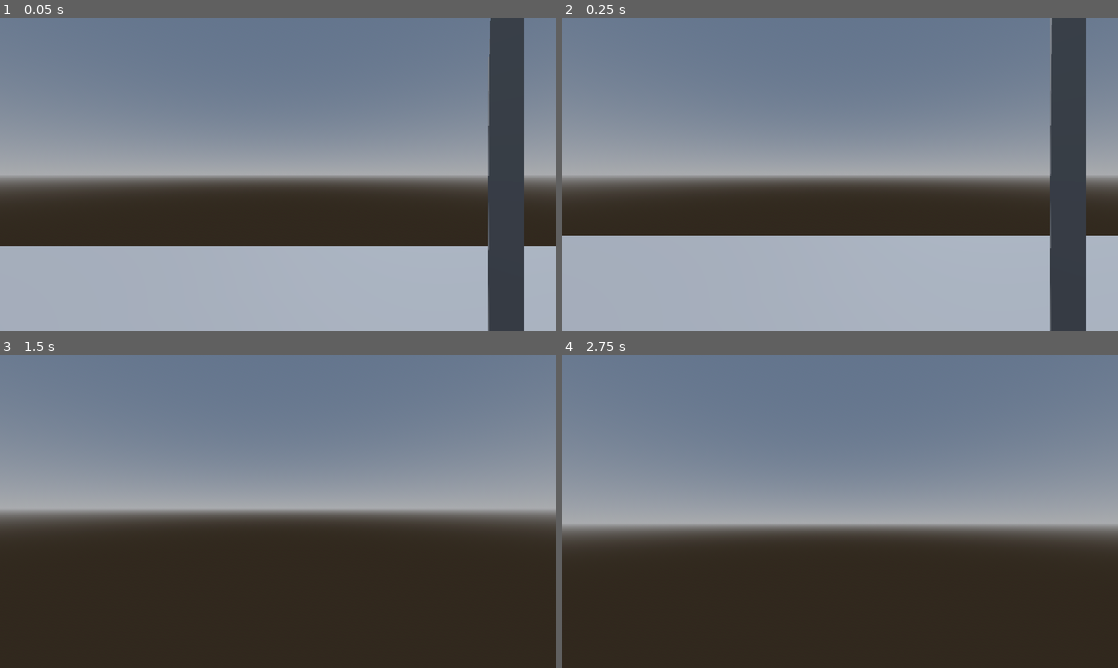
Above: before the commit, frames 1-4 (two rows, left to right).
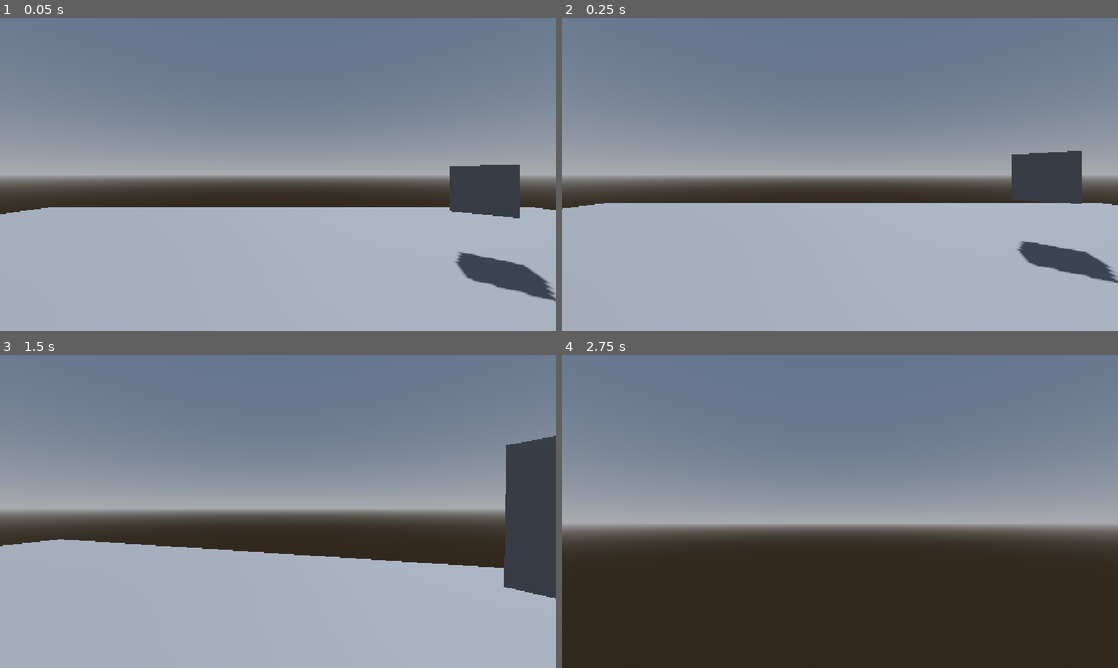
Above: after the commit, the same moments.

Repository: NBtheMC/PeeDACountdown
Game: Godot game, scene res://Scenes/player_camera_movement_audio.tscn
Two runs of this game, one before a commit and one after it. Both use one fixed random seed, a clock stepped at 60 frames per second and the inputs below.
Inputs (mouse positions are in pixels of both pictures, inside the frame that each line leads up to):
- Up to frame 1 (0.05 s): no input
- Up to frame 2 (0.25 s): no input
- Up to frame 3 (1.5 s): tap Enter (ui_accept) at 0.5, 0.77 s; move the mouse to (305, 511) at 0.52 s; hold W (up) from 0.53 s (still down); move the mouse to (250, 511) at 1.27 s
- Up to frame 4 (2.75 s): keep holding W (up); tap Enter (ui_accept) at 1.52 s; move the mouse to (851, 505) at 2.02 s

The runs differ from the first frame. In frame 1, 18% of the frame differs, in the area x 0-100%, y 0-100%; in frame 2, 16%; in frame 3, 40%, in the area x 0-100%, y 25-100%; in frame 4, nothing differs.

Commit message:
Added audio spline prefab

Diff:
--- /dev/null
+++ b/pirate-panic/Scenes/audio/audio_spline.tscn
@@ -0,0 +1,32 @@
+[gd_scene format=3 uid="uid://h5bj62d3ytjc"]
+
+[ext_resource type="Script" uid="uid://iadf5srvuedf" path="res://Scenes/audio/Audio_Spline.gd" id="1_e2fmm"]
+[ext_resource type="AudioStream" uid="uid://b1wg7tbxq5yr8" path="res://Assets/Audio/575902__vman533__4-waves-close-recording-beach-portugal.ogg" id="2_t6egi"]
+
+[sub_resource type="Curve3D" id="Curve3D_asen0"]
+closed = true
+_data = {
+"points": PackedVector3Array(0, 0, 0, 0, 0, 0, 10, 0, 0, 0, 0, 0, 0, 0, 0, 0, 0, 10, 0, 0, 0, 0, 0, 0, -10, 0, 0, 0, 0, 0, 0, 0, 0, 0, 0, -10),
+"tilts": PackedFloat32Array(0, 0, 0, 0)
+}
+point_count = 4
+
+[node name="Audio_Waves_Spline" type="Path3D" unique_id=2022735341 node_paths=PackedStringArray("player", "follow")]
+curve = SubResource("Curve3D_asen0")
+script = ExtResource("1_e2fmm")
+player = NodePath("")
+follow = NodePath("PathFollow3D")
+
+[node name="PathFollow3D" type="PathFollow3D" parent="." unique_id=1154904088]
+transform = Transform3D(-0.7071067, 0, 0.7071067, 0, 1, 0, -0.7071067, 0, -0.7071067, 2.1848924, 0, 7.8151073)
+progress = 11.052
+
+[node name="Waves_Close" type="AudioStreamPlayer3D" parent="PathFollow3D" unique_id=515615584]
+stream = ExtResource("2_t6egi")
+volume_db = -16.449
+autoplay = true
+max_distance = 10.0
+parameters/looping = true
+
+[node name="CSGBox3D2" type="CSGBox3D" parent="PathFollow3D/Waves_Close" unique_id=840150725]
+transform = Transform3D(1, 0, 0, 0, 0.99999994, 0, 0, 0, 1, 0, 0, 0)
--- a/pirate-panic/Scenes/audio/spline_audio_player.gd
+++ /dev/null
@@ -1,110 +0,0 @@
-@tool
-class_name SplineAudioPlayer extends Path3D
-
-
-@export var player_listeners : Array[NodePath]
-@export var current_player : int
-@export var create_audio_player : bool
-@export var sound_range = 10.0
-var start : bool
-var sounddict = {}
-var update_sounds : bool
-var child_sounds : Array = []
-var check_points : Array = [[], []]
-var follow_nodes : int
-var listeners : Array = []
-
-func _start():
-	child_sounds = get_child(0).get_children()
-	for l in player_listeners:
-		listeners.append(get_node(l))
-	await get_tree().process_frame
-	for i in 5:
-		add_child(PathFollow3D.new())
-	for c in child_sounds:
-		sounddict[c.name] = [c]
-		for i in 5:
-			sounddict[c.name].append(c.duplicate())
-			get_child(i+1).add_child(sounddict[c.name][i+1])
-	follow_nodes = get_children().size()
-
-	#check points
-	get_child(0).progress_ratio = 1
-	while get_child(0).progress > 0.5:
-		get_child(0).progress -= 0.5
-		check_points[0].append(get_child(0).get_child(0).global_transform.origin)
-		check_points[1].append(get_child(0).progress)
-	pass
-
-# Called every frame. 'delta' is the elapsed time since the previous frame.
-func _process(delta: float) -> void:
-	if Engine.is_editor_hint() && create_audio_player:
-		create_audio_player = false
-		if get_child_count() <= 0:
-			var follow = PathFollow3D.new()
-			add_child(follow)
-			follow.owner = owner
-		var newAudio = AudioStreamPlayer3D.new()
-		get_child(0).add_child(newAudio)
-		newAudio.owner = owner
-	elif !Engine.is_editor_hint():
-		if !start:
-			start = true
-			_start()
-		else:
-			update_sounds = !update_sounds
-			if update_sounds:
-				update(delta)
-	else:
-		start = false
-	pass
-
-func update(delta: float):
-	for c in child_sounds:
-		for sound in sounddict[c.name].size():
-			if sound > 0:
-				if sounddict[c.name][sound].stream != c.stream:
-					sounddict[c.name][sound].stream = c.stream
-				sounddict[c.name][sound].attenuation_model = c.attenuation_model
-				sounddict[c.name][sound].volume_db = c.volume_db
-				sounddict[c.name][sound].unit_size = c.unit_size
-				sounddict[c.name][sound].max_db = c.max_db
-				sounddict[c.name][sound].pitch_scale = c.pitch_scale
-				if sounddict[c.name][sound].playing != c.playing:
-					sounddict[c.name][sound].playing = c.playing
-				sounddict[c.name][sound].stream_paused = c.stream_paused
-				sounddict[c.name][sound].max_distance = c.max_distance
-				sounddict[c.name][sound].bus = c.bus
-				sounddict[c.name][sound].area_mask = c.area_mask
-				if c.emission_angle_enabled:
-					sounddict[c.name][sound].emission_angle_enabled = c.emission_angle_enabled
-					sounddict[c.name][sound].emission_angle_degrees = c.emission_angle_degrees
-					sounddict[c.name][sound].emission_angle_filter_attenuation_db = c.emission_angle_filter_attenuation_db
-				sounddict[c.name][sound].attenuation_filter_cutoff_hz = c.attenuation_filter_cutoff_hz
-				sounddict[c.name][sound].attenuation_filter_db = c.attenuation_filter_db
-				sounddict[c.name][sound].doppler_tracking = c.doppler_tracking
-
-	var dist = check_points[0][0].distance_to(listeners[current_player].global_transform.origin)
-	var dist2 = 99999.0
-	var closestInd = 0
-	var closest2Ind = -1
-	var valid_dist = check_points[0].size()*0.25
-	for point in check_points[0].size():
-		var dist_check = check_points[0][point].distance_to(listeners[current_player].global_transform.origin)
-		if dist_check < dist:
-			var p_dist = point - closestInd
-			if p_dist < -valid_dist*0.2 || p_dist > valid_dist*0.2:
-				dist2 = dist
-				closest2Ind = closestInd
-			dist = dist_check
-			closestInd = point
-
-	if dist2 > 15:
-		for follow in 6:
-			get_child(follow).progress = check_points[1][closestInd] + sound_range*(follow-2.5)
-	else:
-		for follow in 3:
-			get_child(follow).progress = check_points[1][closestInd] + sound_range*(follow-1.5)
-		for follow in 3:
-			get_child(follow+3).progress = check_points[1][closest2Ind] + sound_range*(follow-1.5)
-	pass
--- a/pirate-panic/Scenes/player_camera_movement_audio.tscn
+++ b/pirate-panic/Scenes/player_camera_movement_audio.tscn
@@ -2,9 +2,8 @@
 
 [ext_resource type="PackedScene" uid="uid://dxue7rjdqqnho" path="res://Scenes/player/player.tscn" id="1_asen0"]
 [ext_resource type="AudioStream" uid="uid://ckb0wmirwaw3a" path="res://Assets/Audio/731164__nammedit__seagulls_fighting_for_food.ogg" id="2_1t0jm"]
-[ext_resource type="AudioStream" uid="uid://b1wg7tbxq5yr8" path="res://Assets/Audio/575902__vman533__4-waves-close-recording-beach-portugal.ogg" id="3_8kmdv"]
 [ext_resource type="AudioStream" uid="uid://dx1glh7vl4yjt" path="res://Assets/Audio/31574__walter_odington__ship_creak.ogg" id="3_g42qc"]
-[ext_resource type="Script" uid="uid://iadf5srvuedf" path="res://Scenes/audio/Audio_Spline.gd" id="4_1t0jm"]
+[ext_resource type="PackedScene" uid="uid://h5bj62d3ytjc" path="res://Scenes/audio/audio_spline.tscn" id="4_1t0jm"]
 
 [sub_resource type="ProceduralSkyMaterial" id="ProceduralSkyMaterial_ss858"]
 sky_horizon_color = Color(0.66224277, 0.6717428, 0.6867428, 1)
@@ -17,14 +16,6 @@
 background_mode = 2
 sky = SubResource("Sky_dblfo")
 glow_enabled = true
-
-[sub_resource type="Curve3D" id="Curve3D_asen0"]
-closed = true
-_data = {
-"points": PackedVector3Array(0, 0, 0, 0, 0, 0, 10, 0, 0, 0, 0, 0, 0, 0, 0, 0, 0, 10, 0, 0, 0, 0, 0, 0, -10, 0, 0, 0, 0, 0, 0, 0, 0, 0, 0, -10),
-"tilts": PackedFloat32Array(0, 0, 0, 0)
-}
-point_count = 4
 
 [node name="Node3D" type="Node3D" unique_id=1577513873]
 
@@ -42,7 +33,7 @@
 size = Vector3(26.788216, 0.001, 21.478622)
 
 [node name="Player" parent="." unique_id=180760236 instance=ExtResource("1_asen0")]
-transform = Transform3D(1, 0, 0, 0, 1, 0, 0, 0, 1, 0, -0.2502519, 0)
+transform = Transform3D(1, 0, 0, 0, 1, 0, 0, 0, 1, 4.9545174, -0.2502519, 6.090334)
 
 [node name="AmbientSeagulls" type="AudioStreamPlayer3D" parent="Player" unique_id=103034582]
 transform = Transform3D(1, 0, 0, 0, 1, 0, 0, 0, 1, 0, 0.2502519, 0)
@@ -57,23 +48,6 @@
 volume_db = -23.158
 autoplay = true
 
-[node name="Audio_Waves_Spline" type="Path3D" parent="." unique_id=2128970020 node_paths=PackedStringArray("player", "follow")]
+[node name="Audio_Waves_Spline" parent="." unique_id=2022735341 node_paths=PackedStringArray("player") instance=ExtResource("4_1t0jm")]
 transform = Transform3D(1, 0, 0, 0, 1, 0, 0, 0, 1, 4.3065033, 1, 6.410866)
-curve = SubResource("Curve3D_asen0")
-script = ExtResource("4_1t0jm")
 player = NodePath("../Player")
-follow = NodePath("PathFollow3D")
-
-[node name="PathFollow3D" type="PathFollow3D" parent="Audio_Waves_Spline" unique_id=2014820939]
-transform = Transform3D(-0.7071067, 0, 0.7071067, 0, 1, 0, -0.7071067, 0, -0.7071067, 2.1848924, 0, 7.8151073)
-progress = 11.052
-
-[node name="Waves_Close" type="AudioStreamPlayer3D" parent="Audio_Waves_Spline/PathFollow3D" unique_id=488964328]
-stream = ExtResource("3_8kmdv")
-volume_db = -16.449
-autoplay = true
-max_distance = 10.0
-parameters/looping = true
-
-[node name="CSGBox3D2" type="CSGBox3D" parent="Audio_Waves_Spline/PathFollow3D/Waves_Close" unique_id=1530091659]
-transform = Transform3D(1, 0, 0, 0, 0.99999994, 0, 0, 0, 1, 0, 0, 0)
Not shown, removed: pirate-panic/Scenes/audio/spline_audio_player.gd.uid
